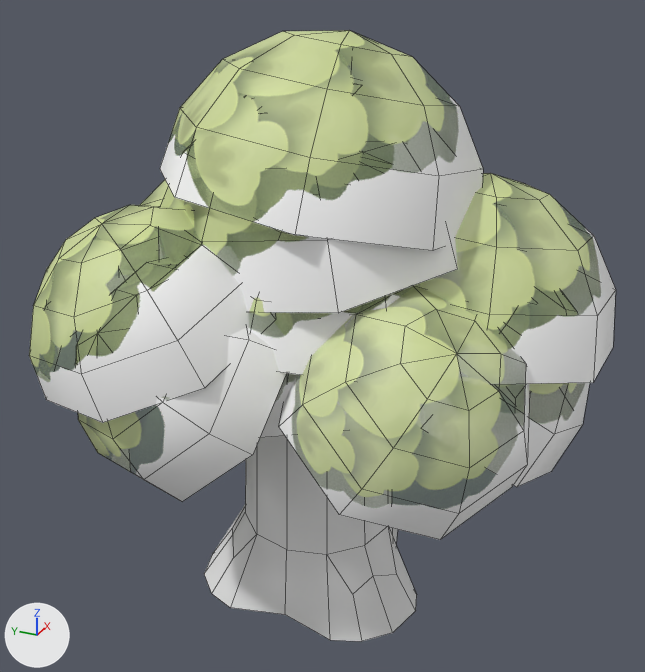
Two versions of the FBX model Cozy Town/Assets/FBX/Trees.fbx, one commit apart.
Both versions are drawn from a 50 mm lens placed at (-3.62, -1.65, 3.22), pointed at (0.09, 0.02, 1.36). Lighting does not change. The marker at lower left points along +X, +Y and +Z. Mesh edges are drawn as thin lines. Where no turn or scale is listed for an object, it has been applied to the vertices.
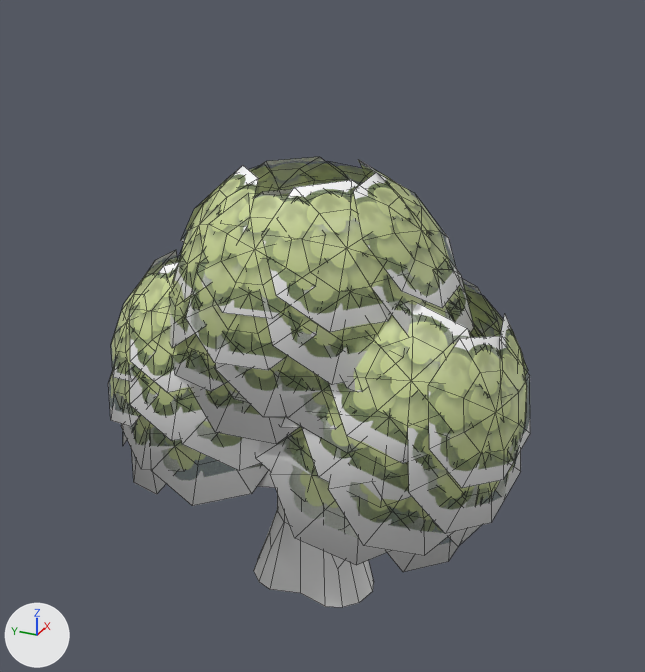
Boxes [x1, y1, x2, y2] around the edits, measured in the pictures (645 x 672 px):
'Sphere.011', deleted
    before: [29, 30, 616, 540]
'Sphere.002', added
    after: [108, 157, 530, 572]
'Cylinder', rescaled
    before: [204, 373, 417, 641]
    after: [254, 449, 374, 607]

The change, as a list of edits to the scene's bpy script:
```text
Add me_sphere_052:
    me_sphere_052.from_pydata(...)  # 1632 vertices, 1536 faces; spans x -0.78..0.71, y -1.08..1.04, z -0.98..0.72
    me_sphere_052.materials.append(mat_leaves)
Change ob_cylinder:
    ob_cylinder.scale: (1.0, 1.0, 1.0) -> (0.571, 1.0, 0.571)
Remove ob_sphere_011:
    ob_sphere_011 = bpy.data.objects.new('Sphere.011', me_sphere_015)
    ob_sphere_011.location = (-0.61, 0.484, 1.582)
Add ob_sphere_002:
    ob_sphere_002 = bpy.data.objects.new('Sphere.002', me_sphere_052)
    ob_sphere_002.location = (-0.055, 0.009, 1.525)
```
